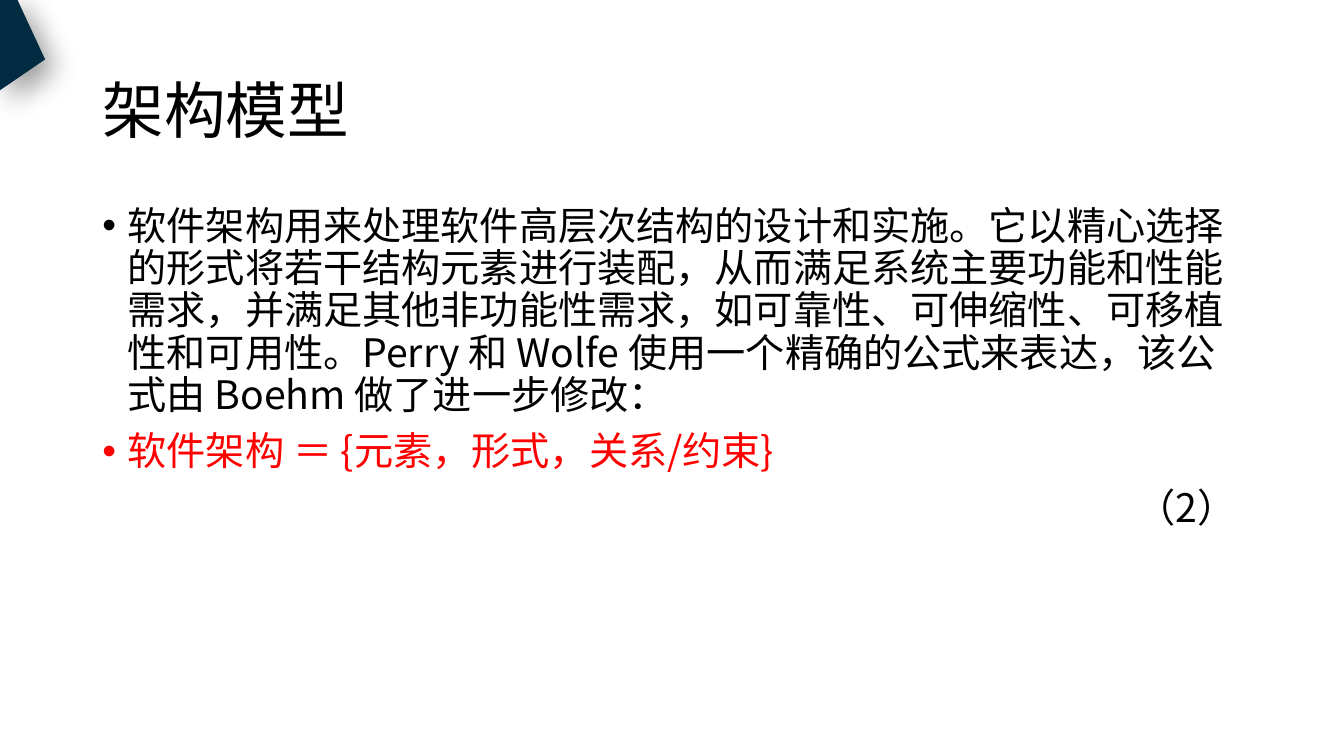
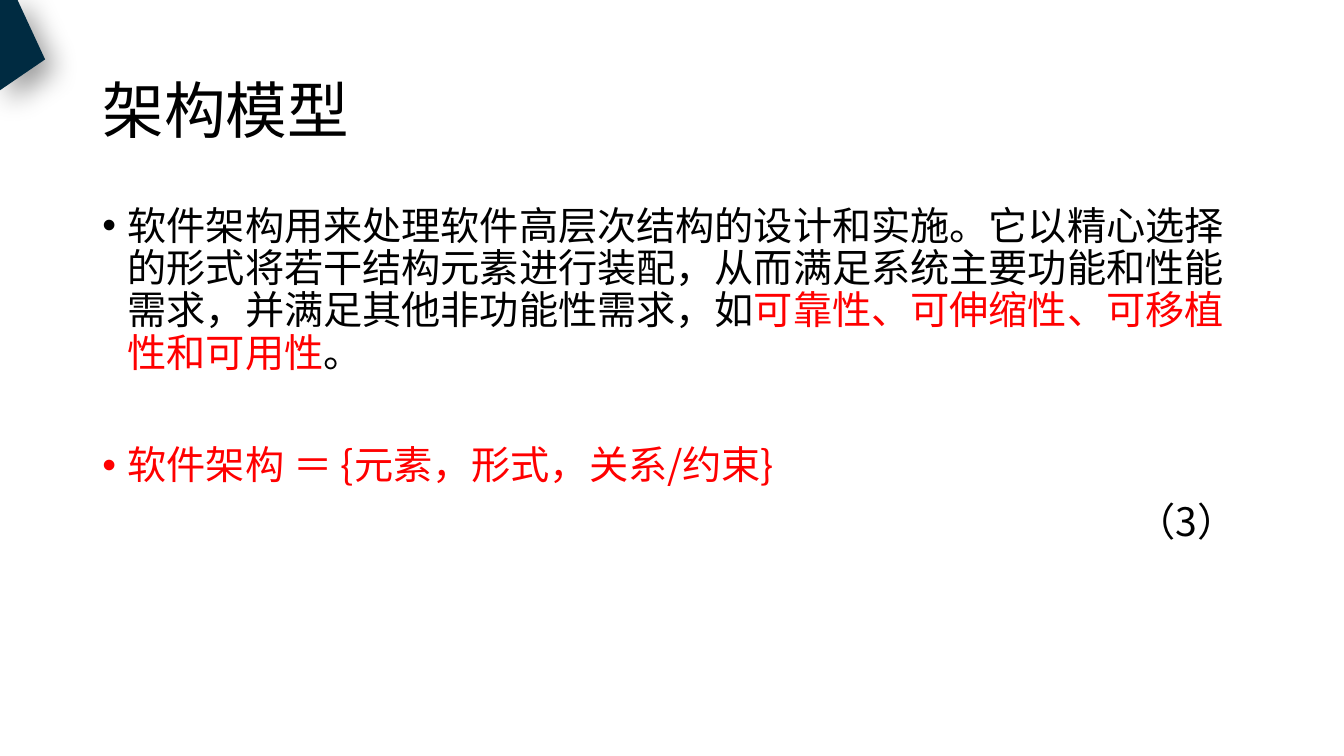
Before and after one commit to PRD2018-G18/PRD2018, a slide deck: slide 5 of 非受控文档/过程文档/UML/UML基础4/UML基础4.pptx. Drawn at 1344x756 pixels with LibreOffice and Linux fonts; fonts in the diff are those of the drawing. Boxes give left, top, right and bottom in pixels: in the first picture for what was removed or moved away, otherwise in the second. Text is boxed around its words. In the diff, an @@ line names an element or a change of style, - is before the commit and + after.

Commit message:
修改相应文件

```diff
--- a/非受控文档/过程文档/UML/UML基础4/UML基础4.pptx
+++ b/非受控文档/过程文档/UML/UML基础4/UML基础4.pptx
@@ text at (x1=128, y1=207, x2=1224, y2=370): text changed @@
-• 软件架构用来处理软件高层次结构的设计和实施。它以精心选择的形式将若干结构元素进行装配，从而满足系统主要功能和性能需求，并满足其他非功能性需求，如可靠性、可伸缩性、可移植性和可用性。Perry 和 Wolfe 使用一个精确的公式来表达，该公式由 Boehm 做了进一步修改：
+• 软件架构用来处理软件高层次结构的设计和实施。它以精心选择的形式将若干结构元素进行装配，从而满足系统主要功能和性能需求，并满足其他非功能性需求，如可靠性、可伸缩性、可移植性和可用性。
@@ text at (x1=1137, y1=502, x2=1237, y2=540): text changed @@
-（2）
+（3）
```
Also in this commit, not shown: 29 other slides changed, 5 slides added, 14 slides removed, 4 other files.
